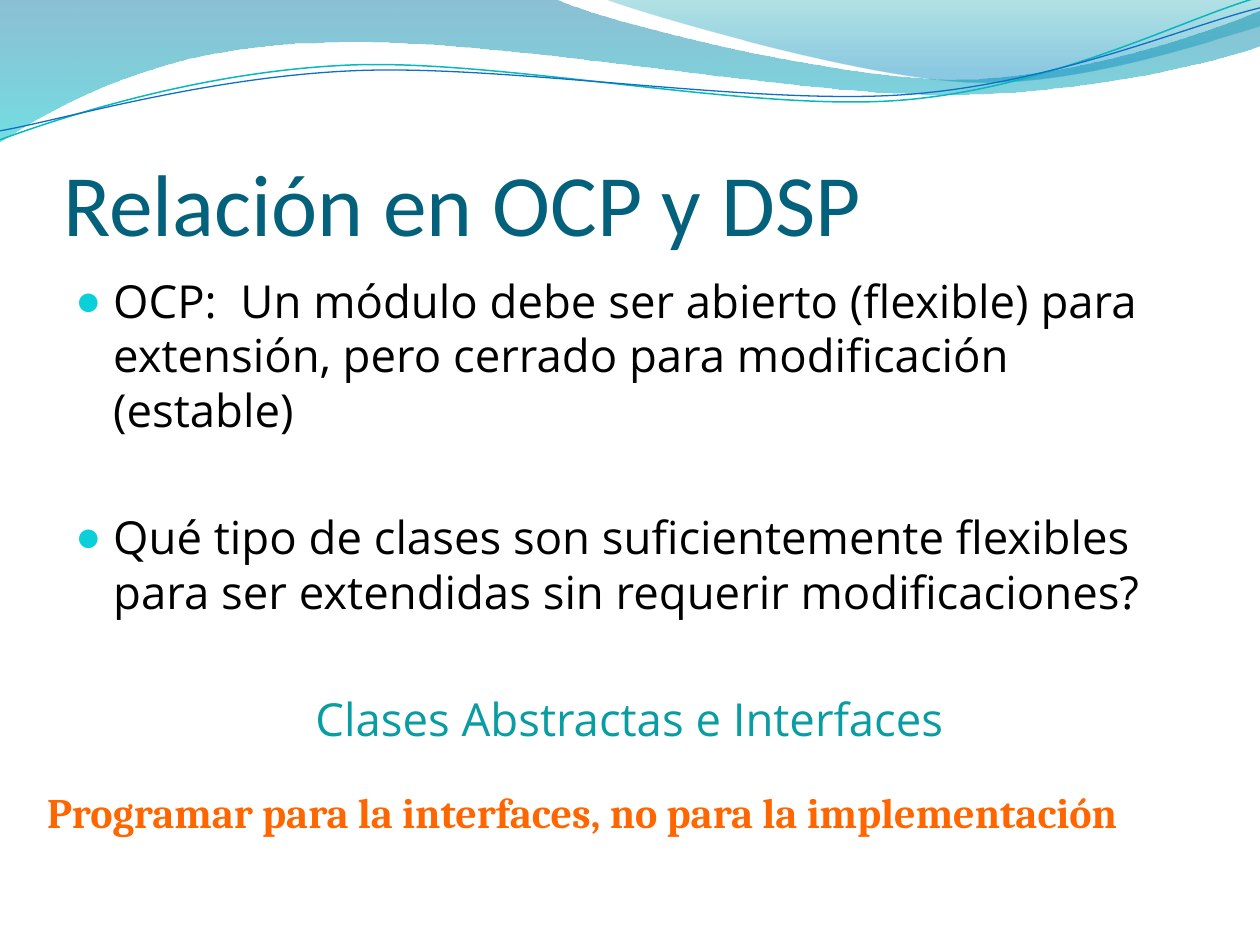
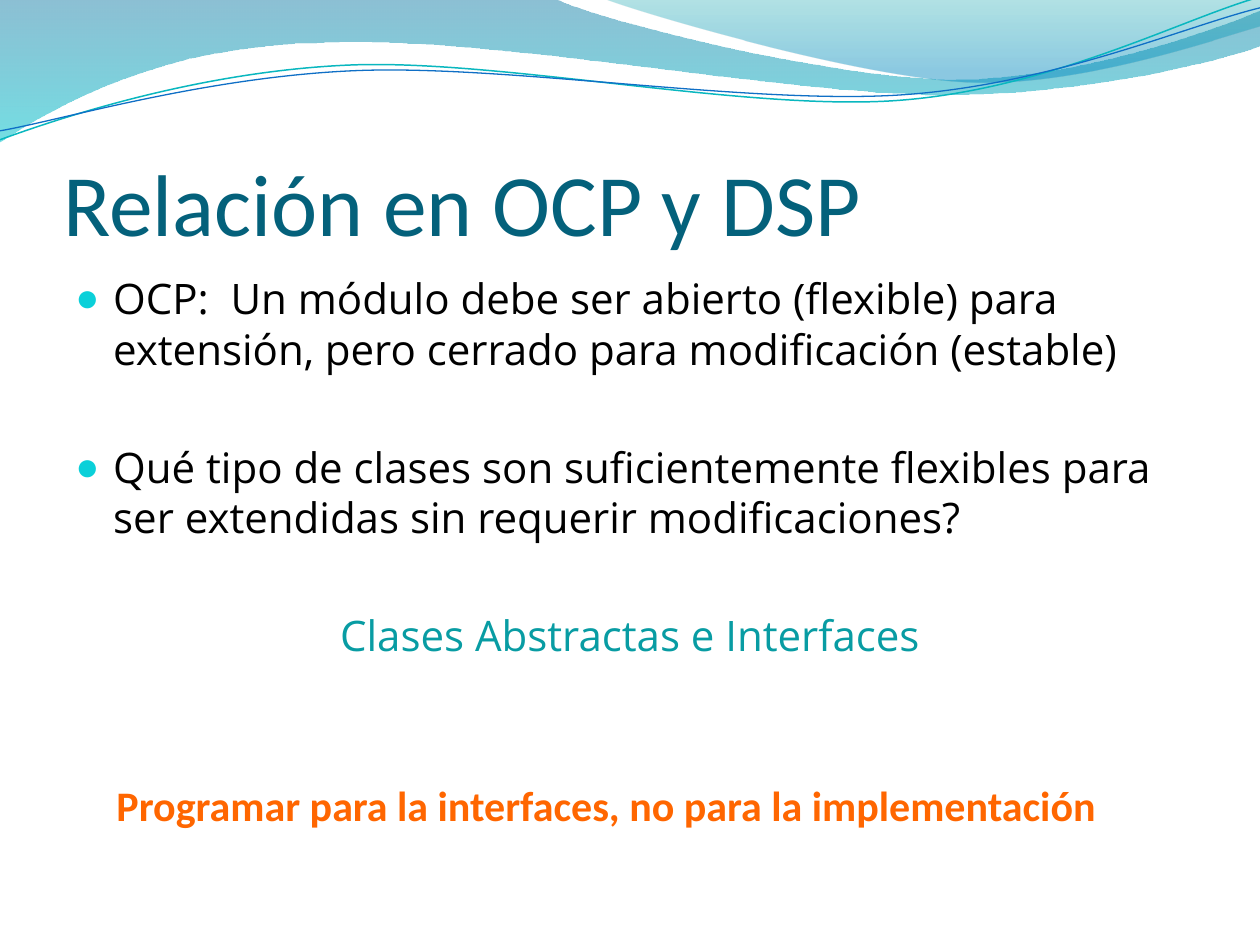
Before and after one commit to vvalotto/MiRepositorio, a slide deck: slide 76 of Disenio de Software/Principios OO/Presentaciones/Principios de Diseño OO.pptx (slide 71 before the commit). Drawn at 1260x945 pixels with LibreOffice and Linux fonts; fonts in the diff are those of the drawing; background and template pictures are left out. Boxes give left, top, right and bottom in pixels: in the first picture for what was removed or moved away, otherwise in the second. Text is boxed around its words. In the diff, an @@ line names an element or a change of style, - is before the commit and + after.

```diff
--- a/Disenio de Software/Principios OO/Presentaciones/Principios de Diseño OO.pptx
+++ b/Disenio de Software/Principios OO/Presentaciones/Principios de Diseño OO.pptx
@@ text "OCP: Un módulo debe ser ..." at [113,281,1151,652]: size 26 to 24.1 pt @@
@@ text "Programar para la interfaces, no ...": place and size @@
-text "Programar para la interfaces, no ..." at [47,798,1117,838]
+text "Programar para la interfaces, no ..." at [116,791,1096,828]
@@ text "Programar para la interfaces, no ..." at [116,791,1096,828]: font Cambria to Calibri @@
```
Also in this commit, not shown: 3 other slides changed, 5 slides added, 49 other files.
